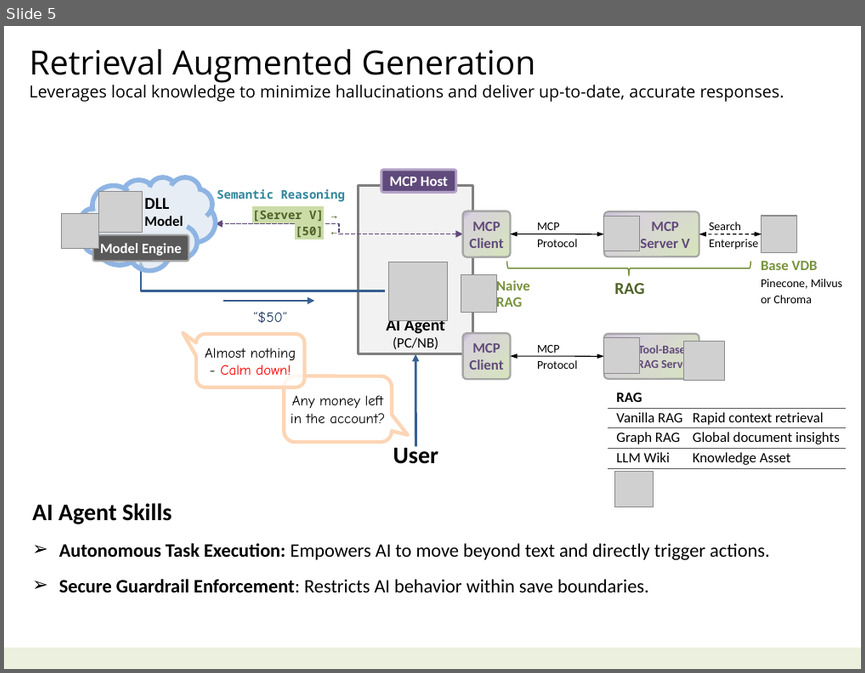
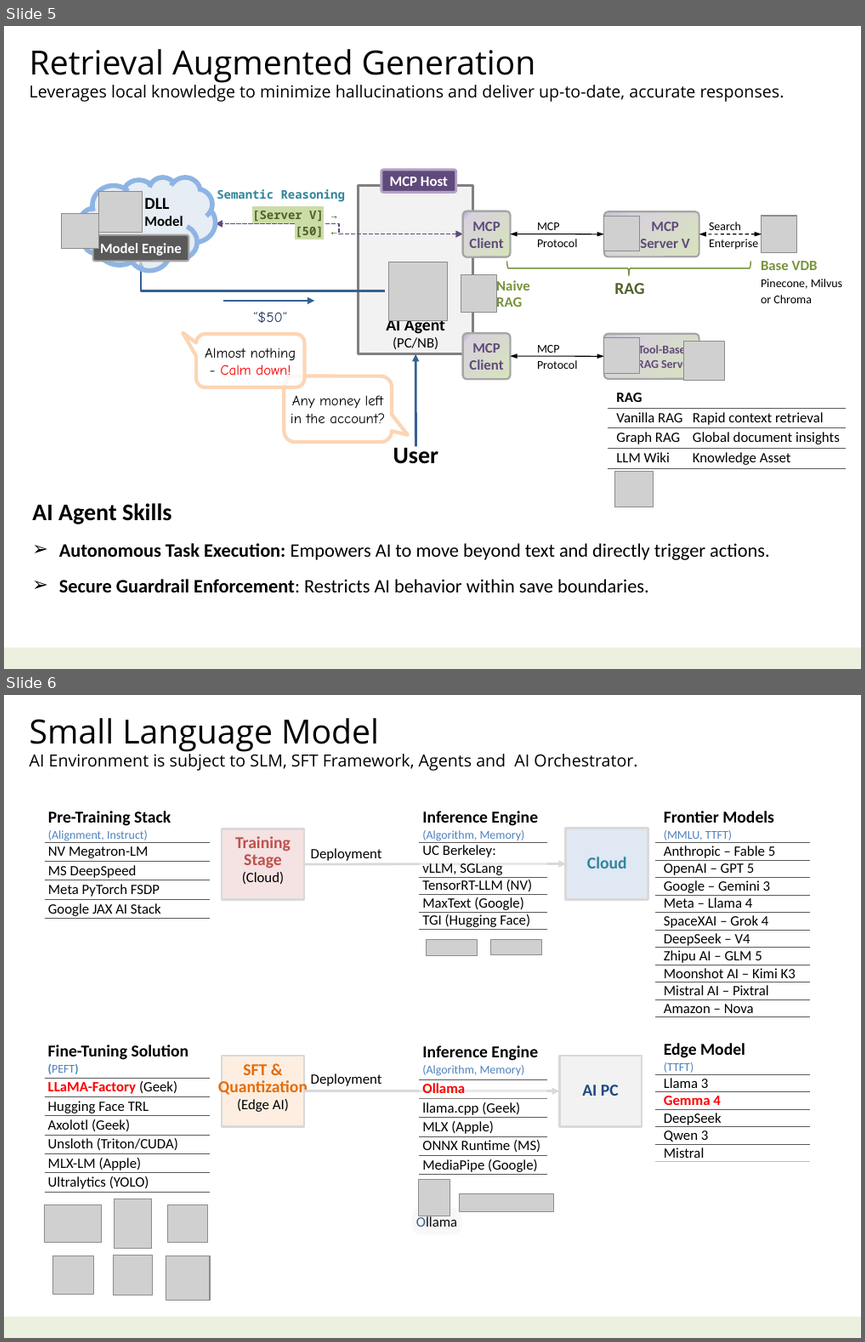
Before and after one commit to navibator/crazy-ai, a slide deck: ai-gemma.pptx. Shown one above the other, each under a label of ours: slide 5 before the commit, slides 5 and 6 after it. The pictures are 865x673 and 865x1342 pixels, drawn with LibreOffice and Linux fonts; fonts in the diff are those of the drawing; grey boxes stand for pictures. Boxes give left, top, right and bottom in pixels: in the first picture for what was removed or moved away, otherwise in the second. Text is boxed around its words. In the diff, an @@ line names an element or a change of style, - is before the commit and + after.

```diff
--- a/ai-gemma.pptx
+++ b/ai-gemma.pptx
@@ slide 6 added at [4, 695, 861, 1338], background #FFFFFF; not listed: 1 template element that a slide beside it also shows @@
@@ text added at [30, 718, 637, 771], 14 pt, text #000000 @@
+Small Language Model
+AI Environment is subject to SLM, SFT Framework, Agents and AI Orchestrator.
@@ table added at [45, 807, 211, 919], 5 rows, 1 columns @@
+Pre-Training Stack / (Alignment, Instruct)
+NV Megatron-LM
+MS DeepSpeed
+Meta PyTorch FSDP
+Google JAX AI Stack
@@ table added at [420, 807, 547, 930], 5 rows, 1 columns @@
+Inference Engine / (Algorithm, Memory)
+UC Berkeley: / vLLM, SGLang
+TensorRT-LLM (NV)
+MaxText (Google)
+TGI (Hugging Face)
@@ table added at [655, 807, 811, 1016], 11 rows, 1 columns @@
+Frontier Models / (MMLU, TTFT)
+Anthropic – Fable 5
+OpenAI – GPT 5
+Google – Gemini 3
+Meta – Llama 4
+SpaceXAI – Grok 4
+DeepSeek – V4
+Zhipu AI – GLM 5
+Moonshot AI – Kimi K3
+Mistral AI – Pixtral
+Amazon – Nova
@@ rectangle added at [222, 828, 304, 900], fill #F2DCDB at 80% opacity, outline #D9D9D9 2 pt, 14 pt, text #C0504D, bold @@
+Training
+Stage
+(Cloud)
@@ rectangle added at [307, 845, 386, 862], fill #FFFFFF at 60% opacity, 12 pt, text #000000 @@
+Deployment
@@ rectangle added at [566, 828, 648, 900], fill #DCE6F2 at 90% opacity, outline #D9D9D9 2 pt, 14 pt, text #31859C, bold @@
+Cloud
@@ arrow added from (304, 864) to (566, 864), #D9D9D9 2 pt @@
@@ picture added at [426, 940, 477, 956] @@
@@ picture added at [491, 939, 542, 954] @@
@@ table added at [44, 1039, 210, 1192], 7 rows, 1 columns @@
+Fine-Tuning Solution / (PEFT)
+LLaMA-Factory (Geek)
+Hugging Face TRL
+Axolotl (Geek)
+Unsloth (Triton/CUDA)
+MLX-LM (Apple)
+Ultralytics (YOLO)
@@ table added at [420, 1039, 547, 1175], 6 rows, 1 columns @@
+Inference Engine / (Algorithm, Memory)
+Ollama
+llama.cpp (Geek)
+MLX (Apple)
+ONNX Runtime (MS)
+MediaPipe (Google)
@@ table added at [655, 1039, 811, 1161], 6 rows, 1 columns @@
+Edge Model / (TTFT)
+Llama 3
+Gemma 4
+DeepSeek
+Qwen 3
+Mistral
@@ rectangle added at [222, 1055, 304, 1127], fill #FDEADA at 80% opacity, outline #D9D9D9 2 pt, 14 pt, text #E46C0A, bold @@
+SFT &
+Quantization
+(Edge AI)
@@ rectangle added at [307, 1071, 386, 1087], fill #FFFFFF at 60% opacity, 12 pt, text #000000 @@
+Deployment
@@ rectangle added at [559, 1055, 642, 1127], fill #F2F2F2, outline #D9D9D9 2 pt, 14 pt, text #1F497D, bold @@
+AI PC
@@ arrow added from (304, 1091) to (559, 1091), #D9D9D9 2 pt @@
@@ picture added at [419, 1179, 450, 1216] @@
@@ picture added at [459, 1194, 554, 1211] @@
@@ rectangle added at [414, 1209, 459, 1232], fill #F2F2F2 at 40% opacity, 12 pt, text #0D0D0D @@
+Ollama
@@ group added at [45, 1199, 210, 1299]: 6 pictures @@
```
Also in this commit, not shown: 2 slides changed, 1 other slide added, 3 slides removed, 1 other file.
